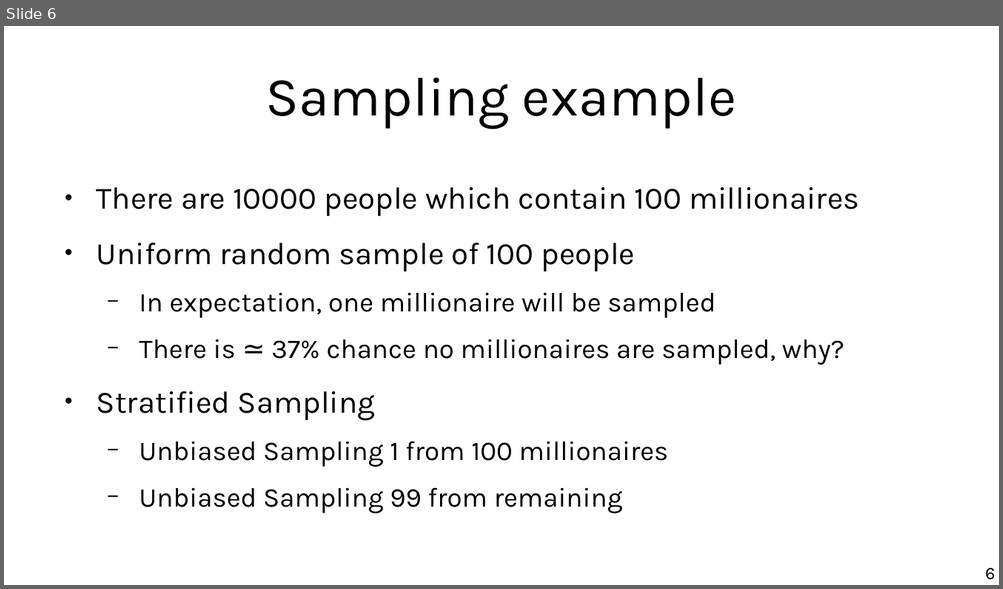
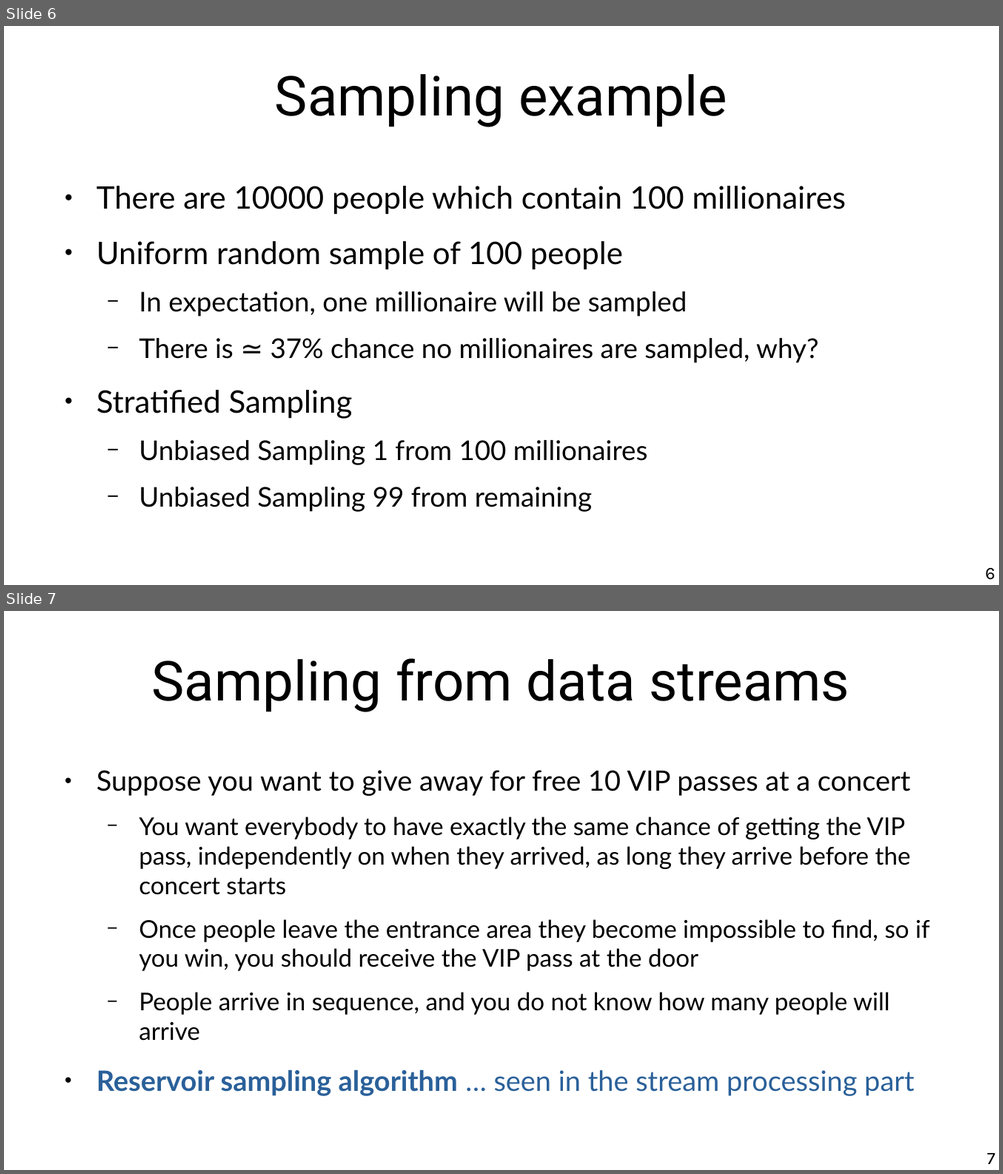
Before and after one commit to marco-calautti/data-mining-course, a slide deck: theory/odp/tt05_reduction.odp. Shown one above the other, each under a label of ours: slide 6 before the commit, slides 6 and 7 after it. The pictures are 1003x589 and 1003x1174 pixels, drawn with LibreOffice and Linux fonts; fonts in the diff are those of the drawing. Boxes give left, top, right and bottom in pixels: in the first picture for what was removed or moved away, otherwise in the second. Text is boxed around its words. In the diff, an @@ line names an element or a change of style, - is before the commit and + after.

```diff
--- a/theory/odp/tt05_reduction.odp
+++ b/theory/odp/tt05_reduction.odp
@@ slide 7 added at [4, 611, 999, 1170], background #FFFFFF @@
@@ title added at [152, 658, 849, 712], 44 pt, text #000000 @@
+Sampling from data streams
@@ text added at [96, 770, 930, 1096], 19.6 pt, text #000000 @@
+● Suppose you want to give away for free 10 VIP passes at a concert
+  − You want everybody to have exactly the same chance of getting the VIP pass, independently on when they arrived, as long they arrive before the concert starts
+  − Once people leave the entrance area they become impossible to find, so if you win, you should receive the VIP pass at the door
+  − People arrive in sequence, and you do not know how many people will arrive
+● Reservoir sampling algorithm … seen in the stream processing part
@@ page number added at [987, 1153, 995, 1165], 14 pt, text #000000 @@
+7
@@ slide 6 changed as well @@
@@ title "Sampling example" at [275, 74, 727, 127]: font Karla to Roboto @@
@@ text "There are 10000 people which ..." at [96, 186, 846, 512]: font Karla to Lato @@
```
Also in this commit, not shown: 23 other slides changed, 1 other slide added, 1 slide removed, 10 other files.
